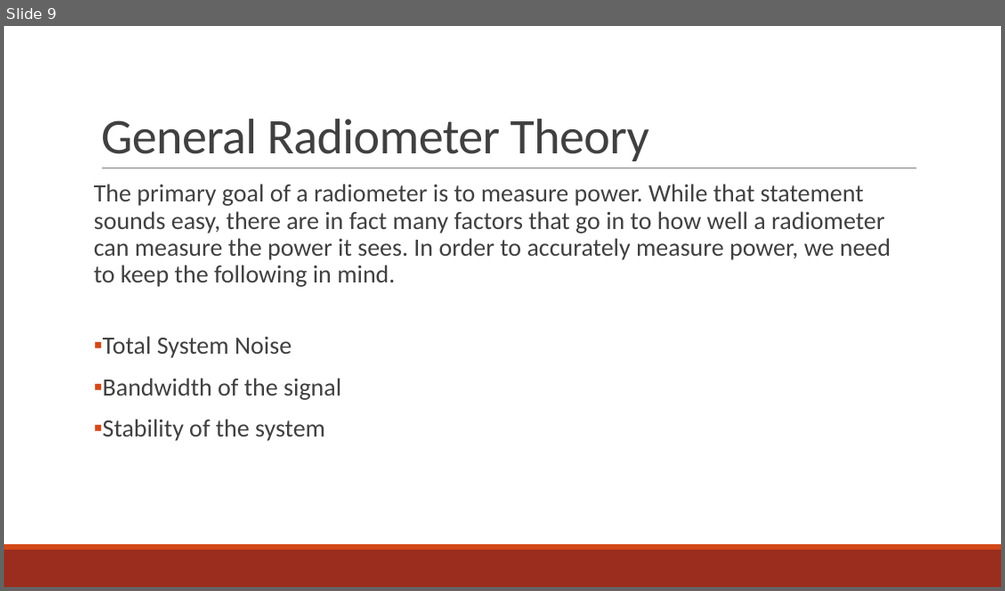
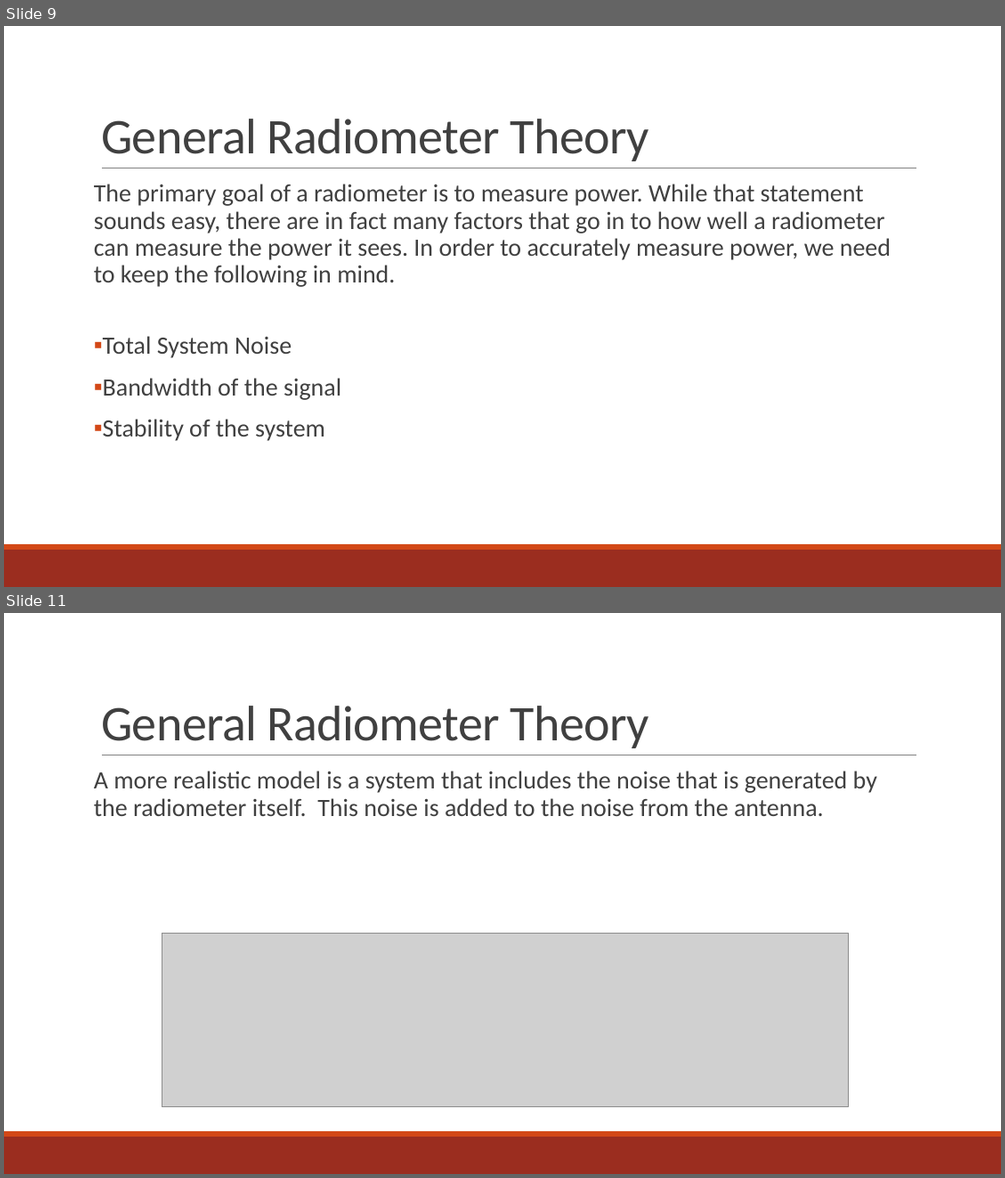
Before and after one commit to matgyver/Radiometer-SDR-Thesis, a slide deck: Presentation/Final Oral Presentation.pptx. Shown one above the other, each under a label of ours: slide 9 before the commit, slides 9 and 11 after it; the slides between them are not shown. The pictures are 1005x591 and 1005x1178 pixels, drawn with LibreOffice and Linux fonts; fonts in the diff are those of the drawing; grey boxes stand for pictures. Boxes give left, top, right and bottom in pixels: in the first picture for what was removed or moved away, otherwise in the second. Text is boxed around its words. In the diff, an @@ line names an element or a change of style, - is before the commit and + after.

```diff
--- a/Presentation/Final Oral Presentation.pptx
+++ b/Presentation/Final Oral Presentation.pptx
@@ slide 11 added at box(4, 613, 1001, 1174), background #FFFFFF; not listed: 3 template elements that a slide beside it also shows @@
@@ title added at box(101, 706, 649, 748), 48 pt, text #404040 @@
+General Radiometer Theory
@@ text added at box(94, 771, 877, 816), 24 pt, text #404040 @@
+A more realistic model is a system that includes the noise that is generated by the radiometer itself. This noise is added to the noise from the antenna.
@@ picture added at box(162, 933, 849, 1107) @@
```
Also in this commit, not shown: 1 slide changed, 9 other slides added, 1 other file.
